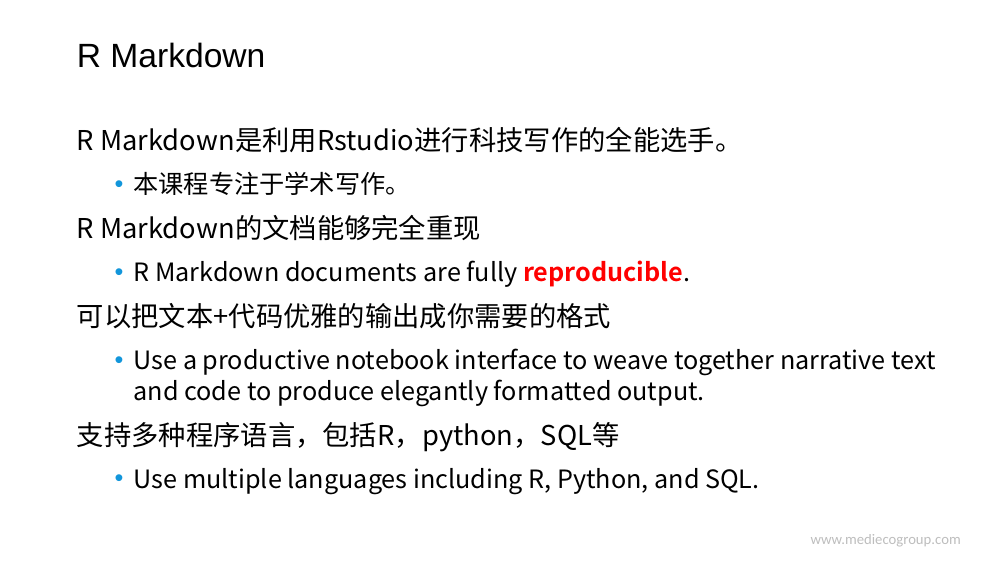
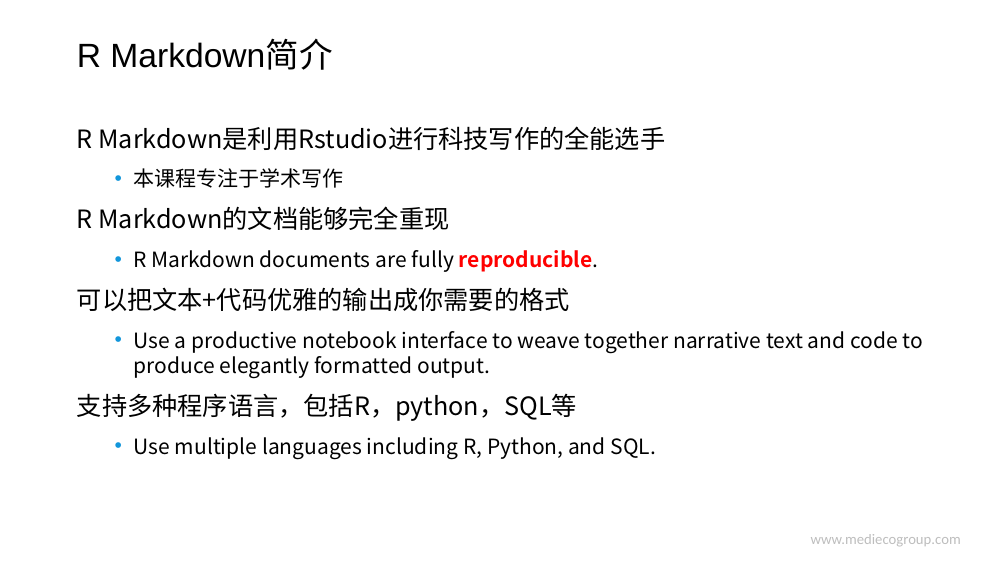
Before and after one commit to hao203/rmd_china, a slide deck: slide 7 of slides/00.Introduction/00.pptx. Drawn at 1008x567 pixels with LibreOffice and Linux fonts; fonts in the diff are those of the drawing; background and template pictures are left out. Boxes give left, top, right and bottom in pixels: in the first picture for what was removed or moved away, otherwise in the second. Text is boxed around its words. In the diff, an @@ line names an element or a change of style, - is before the commit and + after.

```diff
--- a/slides/00.Introduction/00.pptx
+++ b/slides/00.Introduction/00.pptx
@@ title at box(77, 40, 332, 70): text changed @@
-R Markdown
+R Markdown简介
@@ text at box(77, 126, 665, 188): text changed; size 26 to 24 pt @@
-R Markdown是利用Rstudio进行科技写作的全能选手。
-  • 本课程专注于学术写作。
+R Markdown是利用Rstudio进行科技写作的全能选手
+  • 本课程专注于学术写作
@@ text at box(77, 206, 923, 459): size 26 to 24 pt in "R Markdown的文档能够完全重现", "可以把文本+代码优雅的输出成你需要的格式", "支持多种程序语言，包括R，python，SQL等"; size 24 to 20 pt in "R Markdown documents are fully reproducible.", "Use a productive notebook interface to weave ...", "Use multiple languages including R, Python, and ..." @@
```
Also in this commit, not shown: 8 other slides changed, 2 slides removed, 2 other files.
